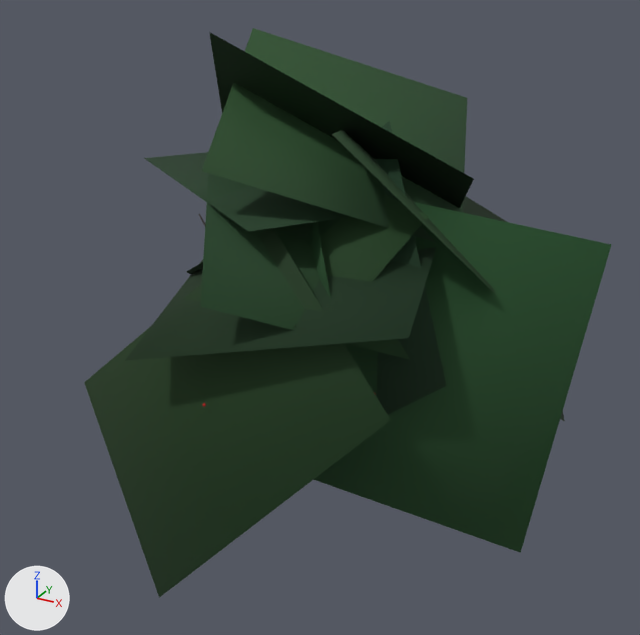
What one commit did to the glTF model public/ark/assets/v1/plants/bush-holly-a.lod2.glb.
The view is the same before and after, from a 50 mm camera at (2.33, -3.91, 2.57) aimed at (0.28, -0.17, 0.71). The lights are fixed; the arrows at lower left show +X, +Y and +Z. The picture after the commit comes second.

The scene before the commit, as lines of its bpy script (objects in view):
```python
me_mesh_0 = bpy.data.meshes.new('Mesh_0')
me_mesh_0.from_pydata(...)  # 202 vertices, 209 faces; spans x -1.05..1.63, y -1.54..1.82, z -0.24..2.1
me_mesh_0.materials.append(mat_ark_vertex_colour)
ob_mesh_0 = bpy.data.objects.new('Mesh_0', me_mesh_0)
ob_mesh_0.location = (0.0, 0.0, 0.0)
```
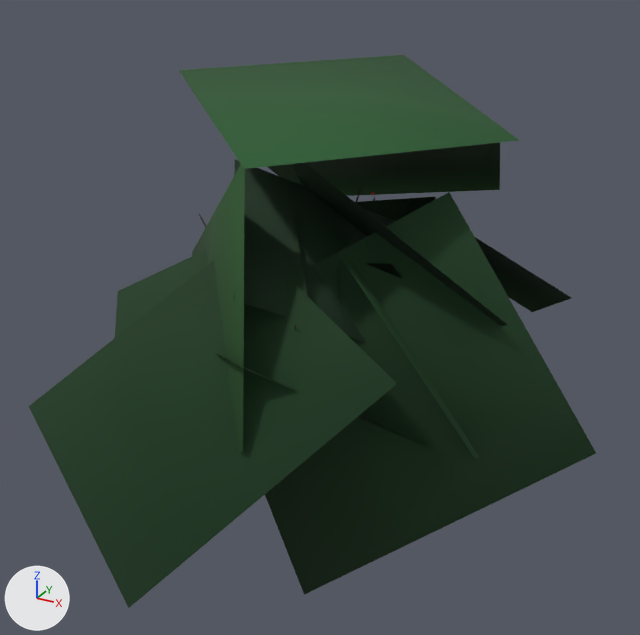
The edits, one by one:
me_mesh_0 is used by ob_mesh_0; location (0.0, 0.0, 0.0).
me_mesh_0 had 202 vertices, 209 faces and spanned x -1.05..1.63, y -1.54..1.82, z -0.24..2.1.
me_mesh_0 now has 202 vertices, 209 faces and spans x -0.86..1.8, y -1.87..1.68, z -0.33..1.89.
me_mesh_0 part 1: 60 of 202 vertices moved; they spanned x -1.05..1.63, y -1.54..1.82, z -0.24..2.1 and now span x -0.86..1.8, y -1.87..1.68, z -0.33..1.89; mean shift (0.14, -0.09, -0.14); largest move (-0.61, 0.63, 2.04) -> (0.36, -1.87, 0.13).
me_mesh_0 part 2: 30 faces centred in x -0.59..1.13, y -1.12..1.11, z 0.32..1.73 are repainted in the vertex colours; the middle colour goes from dark green #1c3b1c to dark green #1c3d1c.

Changed parts and their boxes [x1, y1, x2, y2] in the pictures (640 x 635 px; the box of a moved part takes in the faces that stretch with it):
'Mesh_0', reshaped, recoloured (8% wider): before [84, 28, 611, 597]; after [29, 55, 596, 608]
part 1 of me_mesh_0, moved or reshaped: before [84, 28, 611, 597]; after [29, 55, 596, 608]
part 2 of me_mesh_0, recoloured: before [84, 28, 611, 597]; after [29, 55, 596, 608]
